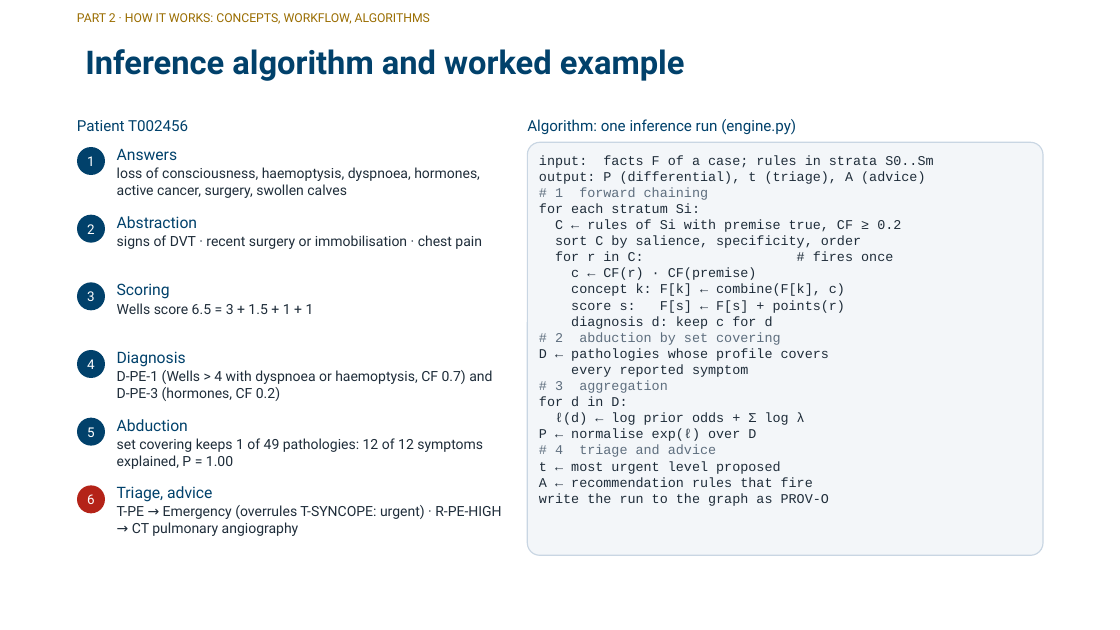
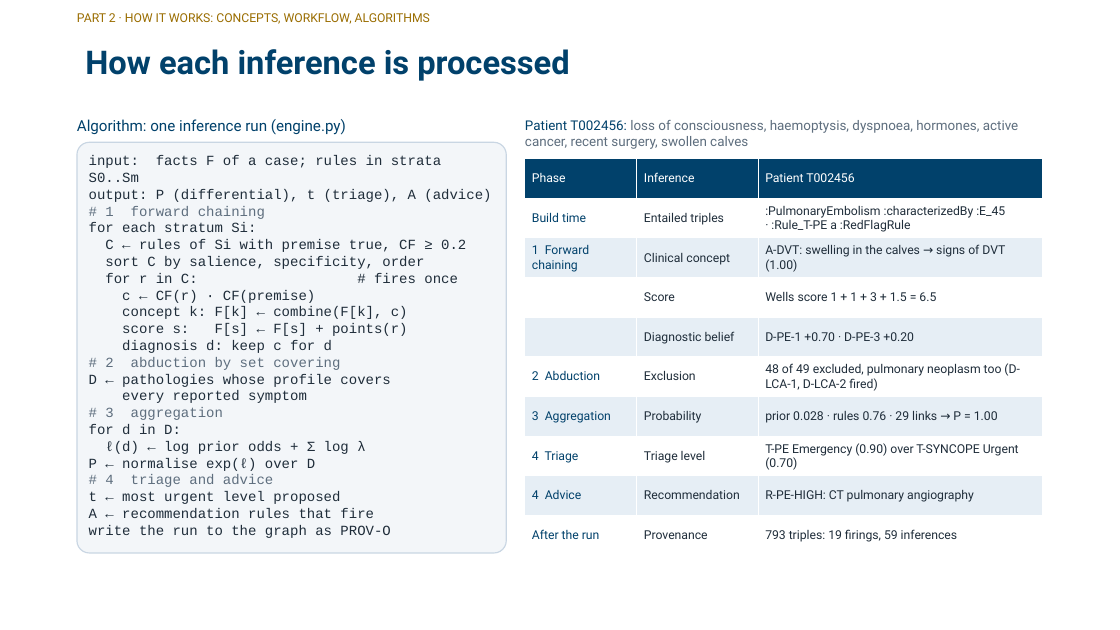
Before and after one commit to zidanarsyad/ddx-expert-system, a slide deck: slide 7 of docs/slides.pptx (slide 17 before the commit). Drawn at 1120x630 pixels with LibreOffice and Linux fonts; fonts in the diff are those of the drawing; background and template pictures are left out. Boxes give left, top, right and bottom in pixels: in the first picture for what was removed or moved away, otherwise in the second. Text is boxed around its words. In the diff, an @@ line names an element or a change of style, - is before the commit and + after.

```diff
--- a/docs/slides.pptx
+++ b/docs/slides.pptx
@@ title at box(85, 49, 569, 81): text changed @@
-Inference algorithm and worked example
+How each inference is processed
@@ text at box(77, 119, 346, 135): text changed @@
-Patient T002456
+Algorithm: one inference run (engine.py)
@@ text removed at box(527, 119, 796, 135) @@
-Algorithm: one inference run (engine.py)
@@ rounded rectangle: place and size @@
-rounded rectangle at box(528, 142, 1044, 555)
+rounded rectangle at box(77, 142, 507, 553)
@@ ellipse removed at box(77, 147, 105, 175) @@
-1
@@ text at box(525, 120, 1019, 149): text changed; size 12 to 11.5 pt; text colour #1F2D3A to #5E6E7E @@
-Answers
-loss of consciousness, haemoptysis, dyspnoea, hormones, active cancer, surgery, swollen calves
+Patient T002456: loss of consciousness, haemoptysis, dyspnoea, hormones, active cancer, recent surgery, swollen calves
@@ text "input: facts F of a ...": place and size @@
-text "input: facts F of a ..." at box(539, 155, 933, 506)
+text "input: facts F of a ..." at box(89, 155, 491, 538)
@@ text "input: facts F of a ..." at box(89, 155, 491, 538): size 11.5 to 12 pt @@
@@ table added at box(525, 159, 1043, 555), 10 rows, 3 columns @@
+Phase | Inference | Patient T002456
+Build time | Entailed triples | :PulmonaryEmbolism :characterizedBy :E_45 · :Rule_T-PE a :RedFlagRule
+1 Forward chaining | Clinical concept | A-DVT: swelling in the calves → signs of DVT (1.00)
+ | Score | Wells score 1 + 1 + 3 + 1.5 = 6.5
+ | Diagnostic belief | D-PE-1 +0.70 · D-PE-3 +0.20
+2 Abduction | Exclusion | 48 of 49 excluded, pulmonary neoplasm too (D-LCA-1, D-LCA-2 fired)
+3 Aggregation | Probability | prior 0.028 · rules 0.76 · 29 links → P = 1.00
+4 Triage | Triage level | T-PE Emergency (0.90) over T-SYNCOPE Urgent (0.70)
+4 Advice | Recommendation | R-PE-HIGH: CT pulmonary angiography
+After the run | Provenance | 793 triples: 19 firings, 59 inferences
@@ ellipse removed at box(77, 215, 105, 243) @@
-2
@@ text removed at box(117, 216, 482, 249) @@
-Abstraction
-signs of DVT · recent surgery or immobilisation · chest pain
@@ ellipse removed at box(77, 282, 105, 310) @@
-3
@@ text removed at box(117, 283, 314, 314) @@
-Scoring
-Wells score 6.5 = 3 + 1.5 + 1 + 1
@@ ellipse removed at box(77, 350, 105, 378) @@
-4
@@ text removed at box(117, 351, 492, 401) @@
-Diagnosis
-D-PE-1 (Wells > 4 with dyspnoea or haemoptysis, CF 0.7) and D-PE-3 (hormones, CF 0.2)
@@ ellipse removed at box(77, 418, 105, 445) @@
-5
@@ text removed at box(117, 419, 483, 469) @@
-Abduction
-set covering keeps 1 of 49 pathologies: 12 of 12 symptoms explained, P = 1.00
@@ ellipse removed at box(77, 486, 105, 513) @@
-6
@@ text removed at box(117, 486, 501, 536) @@
-Triage, advice
-T-PE → Emergency (overrules T-SYNCOPE: urgent) · R-PE-HIGH → CT pulmonary angiography
```
Also in this commit, not shown: 9 other slides changed, 9 slides removed, 12 other files.
